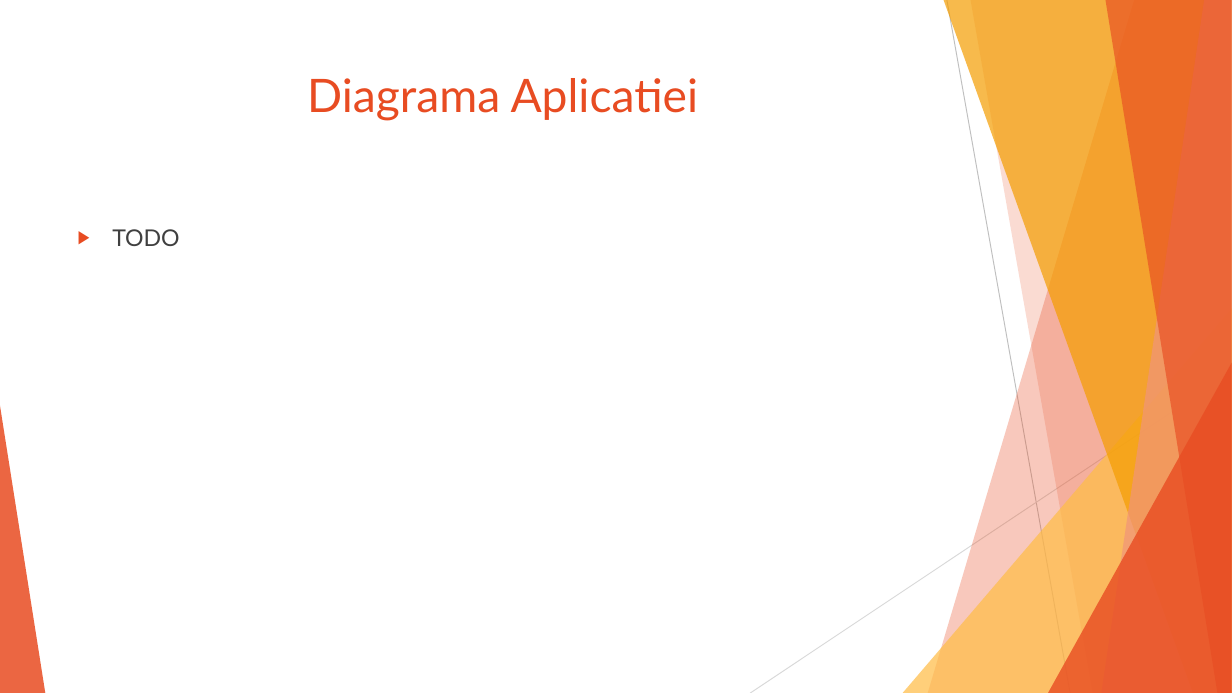
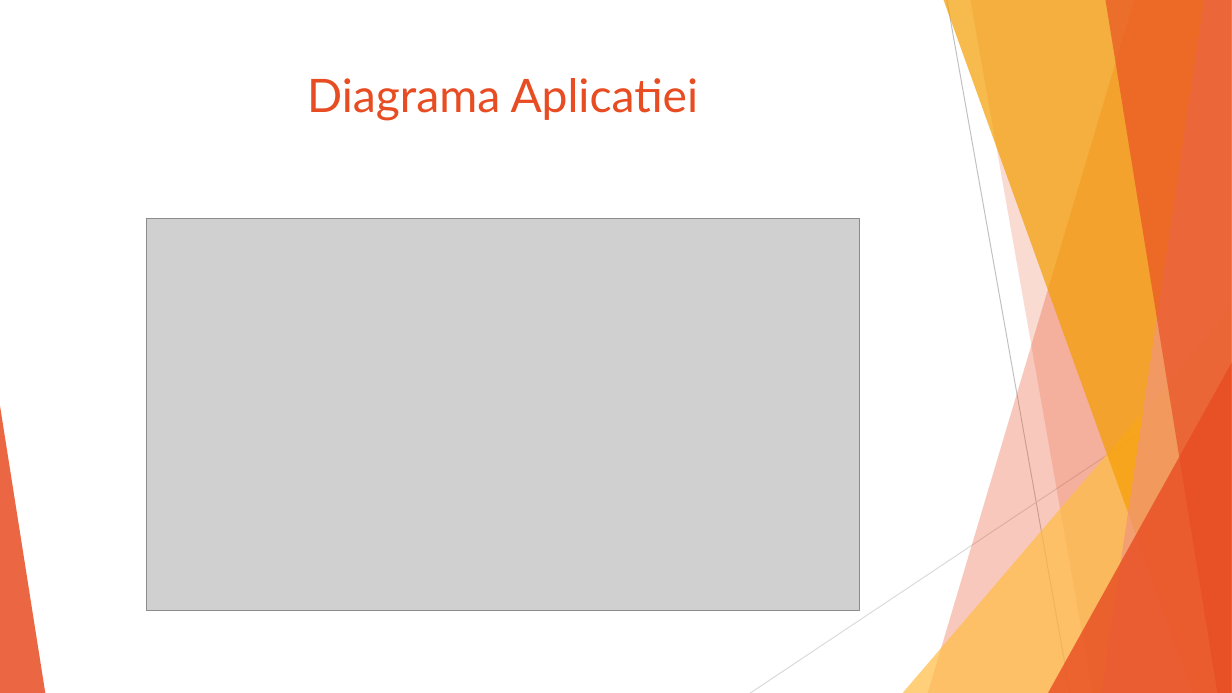
Before and after one commit to SlashPol/service, a slide deck: slide 3 of documentation/ProiectProductionEngineering.pptx. Drawn at 1232x693 pixels with LibreOffice and Linux fonts; fonts in the diff are those of the drawing; grey boxes stand for pictures. Boxes give left, top, right and bottom in pixels: in the first picture for what was removed or moved away, otherwise in the second. Text is boxed around its words. In the diff, an @@ line names an element or a change of style, - is before the commit and + after.

```diff
--- a/documentation/ProiectProductionEngineering.pptx
+++ b/documentation/ProiectProductionEngineering.pptx
@@ text removed at <box>112,229,179,246</box> @@
-▶ TODO
@@ picture added at <box>146,218,860,610</box> @@
```
Also in this commit, not shown: 1 slide added, 1 other file.
